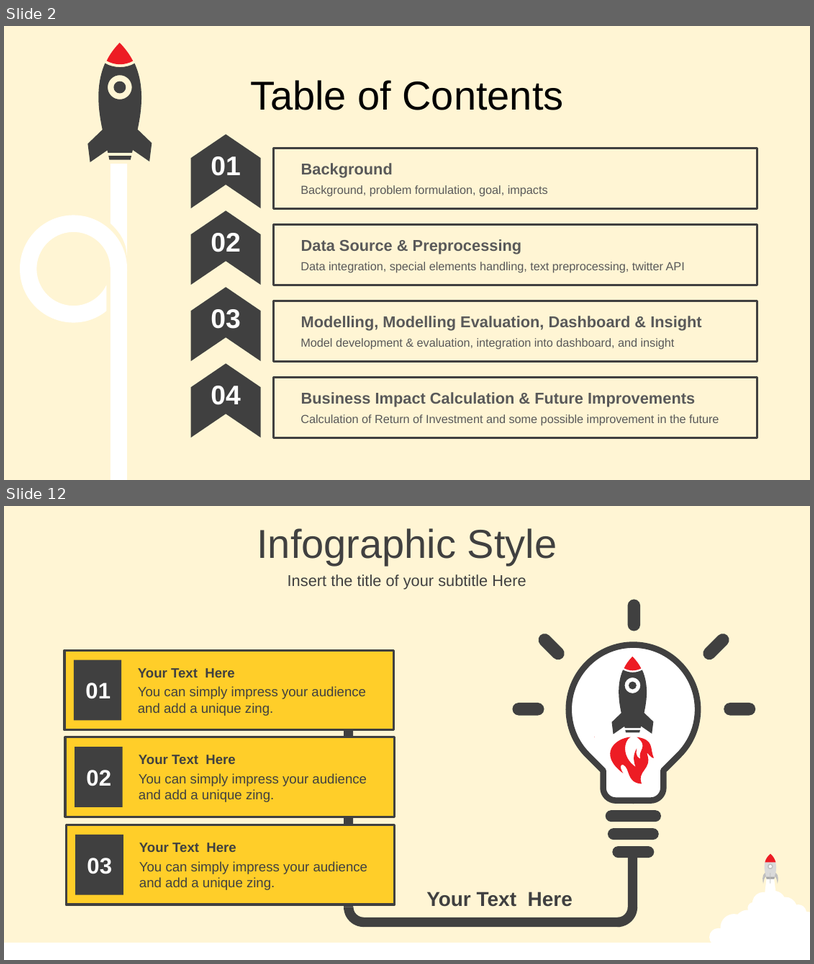
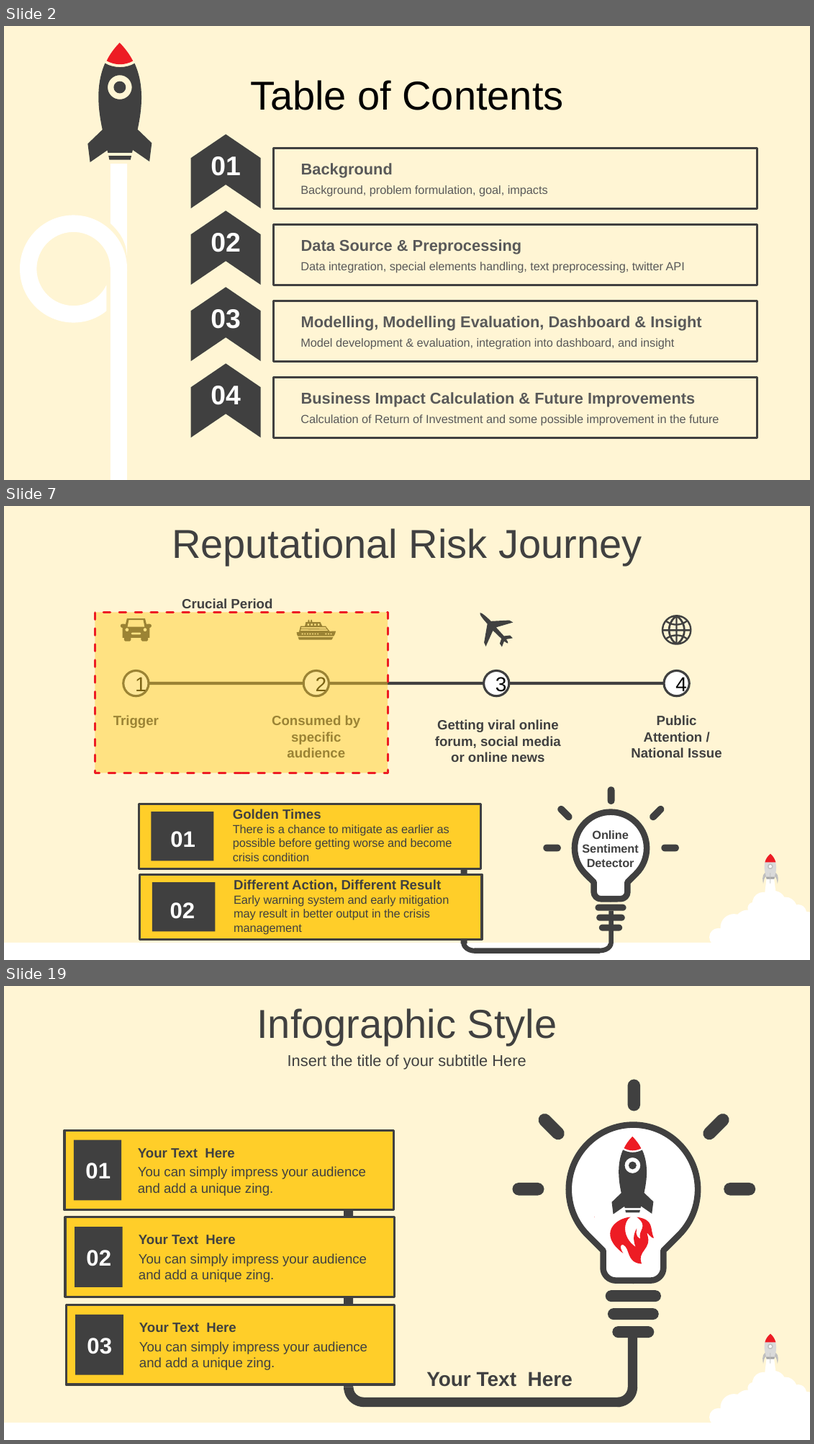
Before and after one commit to Damianus04/data-science-purwadhika-final-project, a slide deck: 0-Final-Project-Presentation.pptx. Shown one above the other, each under a label of ours: slides 2 and 12 before the commit, slides 2, 7 and 19 after it; the slides between them are not shown. The pictures are 814x964 and 814x1444 pixels, drawn with LibreOffice and Linux fonts; fonts in the diff are those of the drawing. Boxes give left, top, right and bottom in pixels: in the first picture for what was removed or moved away, otherwise in the second. Text is boxed around its words. In the diff, an @@ line names an element or a change of style, - is before the commit and + after.

```diff
--- a/0-Final-Project-Presentation.pptx
+++ b/0-Final-Project-Presentation.pptx
@@ slide 7 added at <box>4,506,810,960</box>, background #FFF5D4; not listed: 9 template elements that a slide beside it also shows @@
@@ text added at <box>172,528,642,565</box>, 36 pt, text #404040 @@
+Reputational Risk Journey
@@ group added at <box>95,598,723,773</box>: 5 texts, 4 freeform shapes, 4 ellipses, 2 rectangles @@
+1
+2
+3
+4
+Trigger
+Consumed by specific audience
+Getting viral online forum, social media or online news
+Public Attention / National Issue
+Crucial Period
@@ group added at <box>461,787,679,954</box>: 8 rounded rectangles, 3 rectangles, 2 arch (boxed as its full ring)s, 1 freeform shape, 1 text @@
+Online Sentiment Detector
@@ group added at <box>139,803,481,939</box>: 6 texts, 4 rectangles @@
+There is a chance to mitigate as earlier as possible before getting worse and become crisis condition
+Golden Times
+01
+Early warning system and early mitigation may result in better output in the crisis management
+Different Action, Different Result
+02
@@ what was slide 12 is now slide 19 @@
```
Also in this commit, not shown: 3 slides changed, 16 other slides added, 3 other files.
